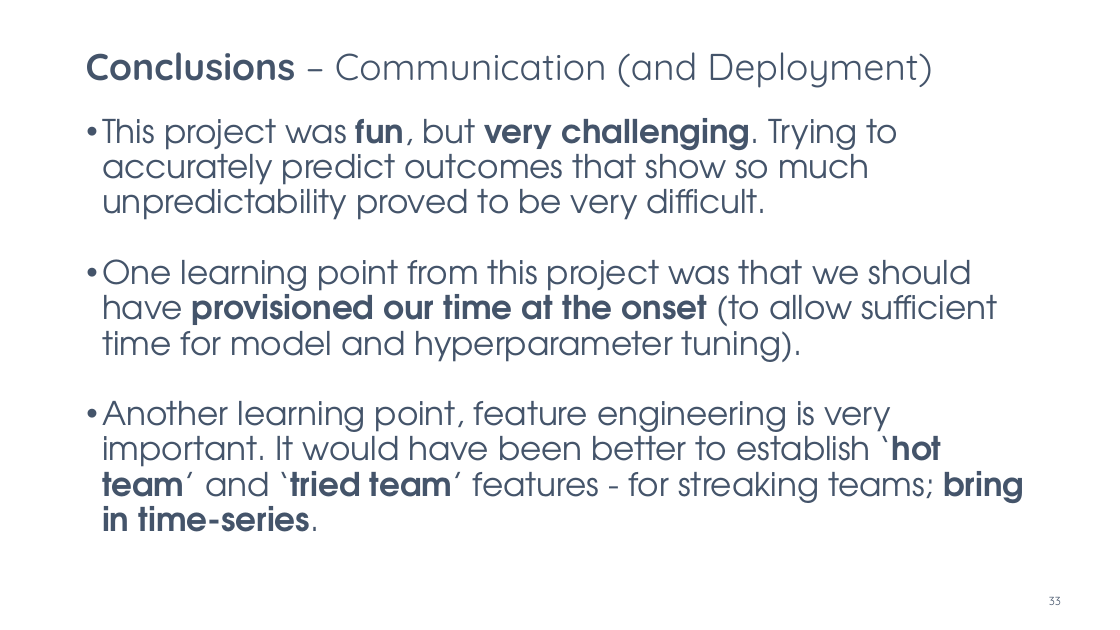
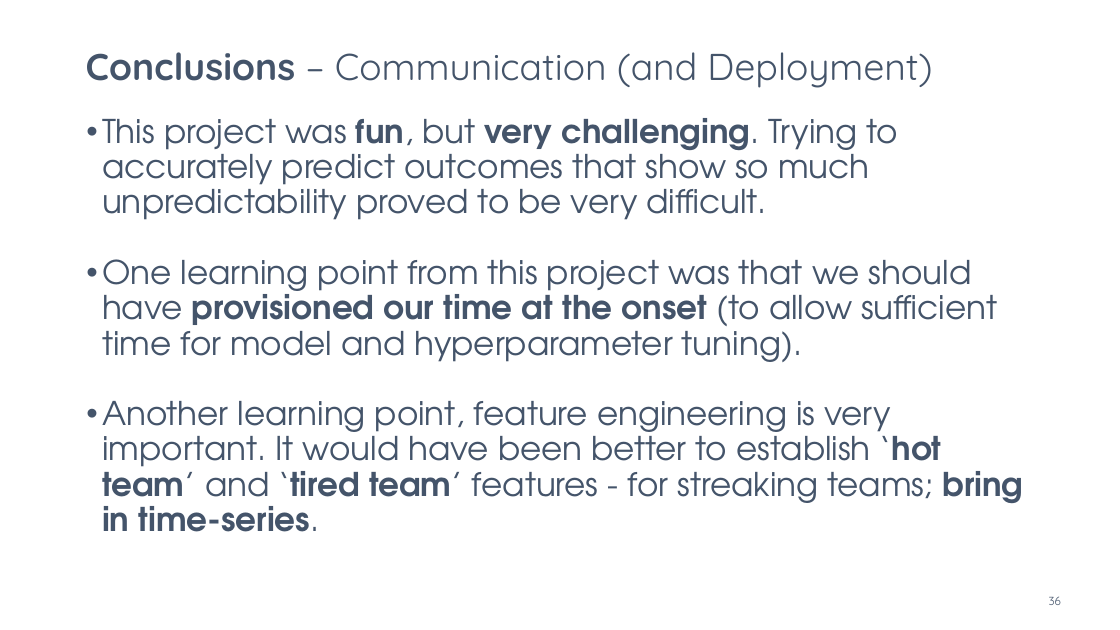
Before and after one commit to tsurgene/ncaa-forecast-project, a slide deck: slide 36 of project-presentation v2.pptx (slide 33 before the commit). Drawn at 1120x630 pixels with LibreOffice and Linux fonts; fonts in the diff are those of the drawing. Boxes give left, top, right and bottom in pixels: in the first picture for what was removed or moved away, otherwise in the second. Text is boxed around its words. In the diff, an @@ line names an element or a change of style, - is before the commit and + after.

```diff
--- a/project-presentation v2.pptx
+++ b/project-presentation v2.pptx
@@ text at box(102, 401, 1024, 532): text changed @@
-• Another learning point, feature engineering is very important. It would have been better to establish ‘hot team’ and ‘tried team’ features - for streaking teams; bring in time-series.
+• Another learning point, feature engineering is very important. It would have been better to establish ‘hot team’ and ‘tired team’ features - for streaking teams; bring in time-series.
@@ page number at box(1049, 596, 1061, 605): text changed @@
-33
+36
```
Also in this commit, not shown: 3 slides added, 4 other files.
